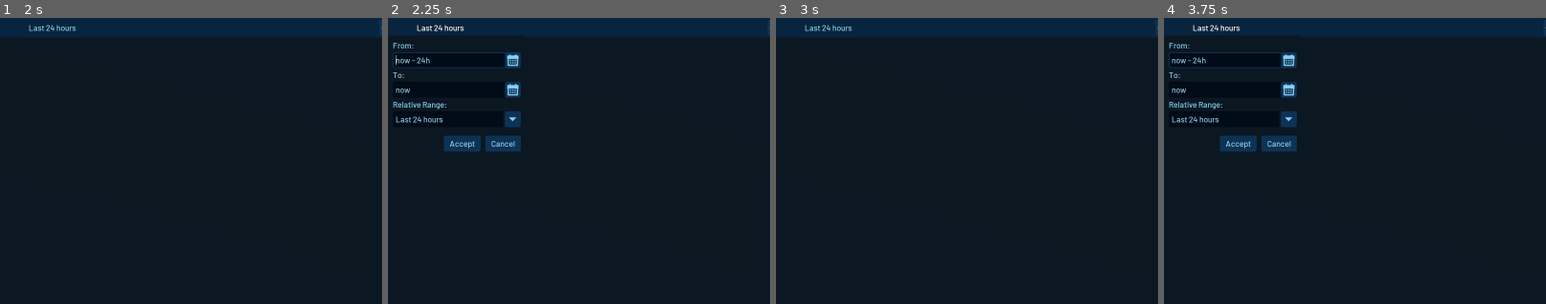
Above: before the commit, frames 1-4 (left to right).
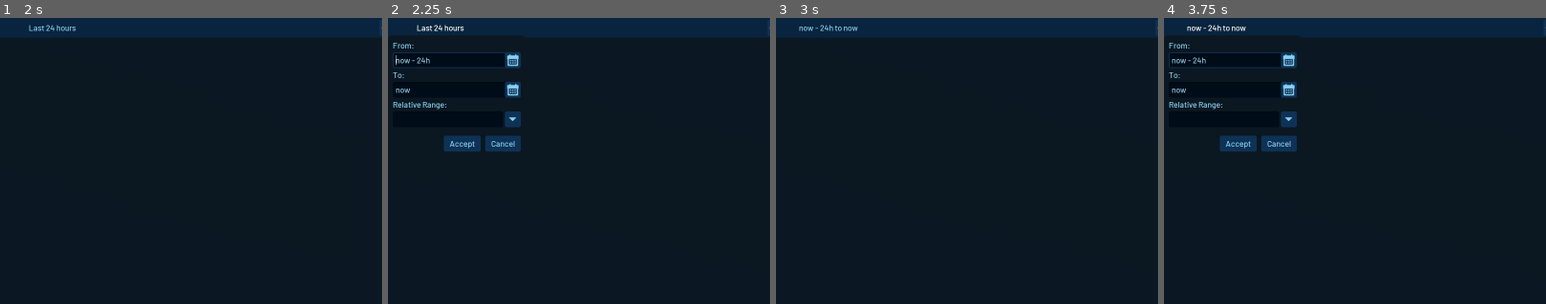
Above: after the commit, the same moments.

Repository: someengineering/resoto-ui
Game: Godot game, scene res://components/dashboard/dashboard_container.tscn
Same seed, same stepped clock (60 frames per second), same inputs: the game is played once before the commit and once after it. This scene is started directly instead of the project's main scene.
Inputs (mouse positions are % of the whole screen's width and height, from its top left):
- Up to frame 1 (2 s): click (6, 2) at 0.52 s; type "12" at 0.6 s; click (16, 2) at 0.75 s; type "12" at 0.83 s; click (26, 2) at 0.98 s; type "12" at 1.07 s; click (9, 2) at 1.27 s
- Up to frame 2 (2.25 s): click "Last 24 hours" at 2 s
- Up to frame 3 (3 s): click "Accept" at 2.75 s
- Up to frame 4 (3.75 s): click "Last 24 hours" (after the commit: "now - 24h to now") at 3.5 s
The pictures show only the part of the screen within x 41-91%, y 0-50%; the shares and areas given below are measured in that part.

Frame 1 is identical in both runs. In frame 2, 0.1% of the frame differs, in the area x 2-15%, y 34-37%; in frame 3, 0.2%; in frame 4, 0.4%, in the area x 2-22%, y 2-37%.

Commit message:
Add point character to regex for parsing date, because in godot 3.5.1 unix timestamp is float

Diff:
--- a/src/components/shared/date_picker.gd
+++ b/src/components/shared/date_picker.gd
@@ -85,7 +85,7 @@
 		refresh_calendar(new_date_dict)
 	current_date = date
 	current_date_dict = new_date_dict
-	date_label.text = Utils.readable_date(Time.get_datetime_dict_from_unix_time(date))
+	date_label.text = Utils.readable_date(new_date_dict)
 	emit_signal("date_picked", date)
 
 
--- a/src/components/shared/date_picker_line_edit.gd
+++ b/src/components/shared/date_picker_line_edit.gd
@@ -34,7 +34,7 @@
 	if "now" in new_text:
 		new_text = replaces_tokens(new_text)
 		var regex = RegEx.new()
-		regex.compile("[^\\*+\\-\\d]")
+		regex.compile("[^\\*+\\-\\d\\.]")
 		if regex.search_all(new_text) != []:
 			_g.emit_signal("add_toast", "Invalid Date", "Cannot parse date.", 1, self)
 			text = previous_text
